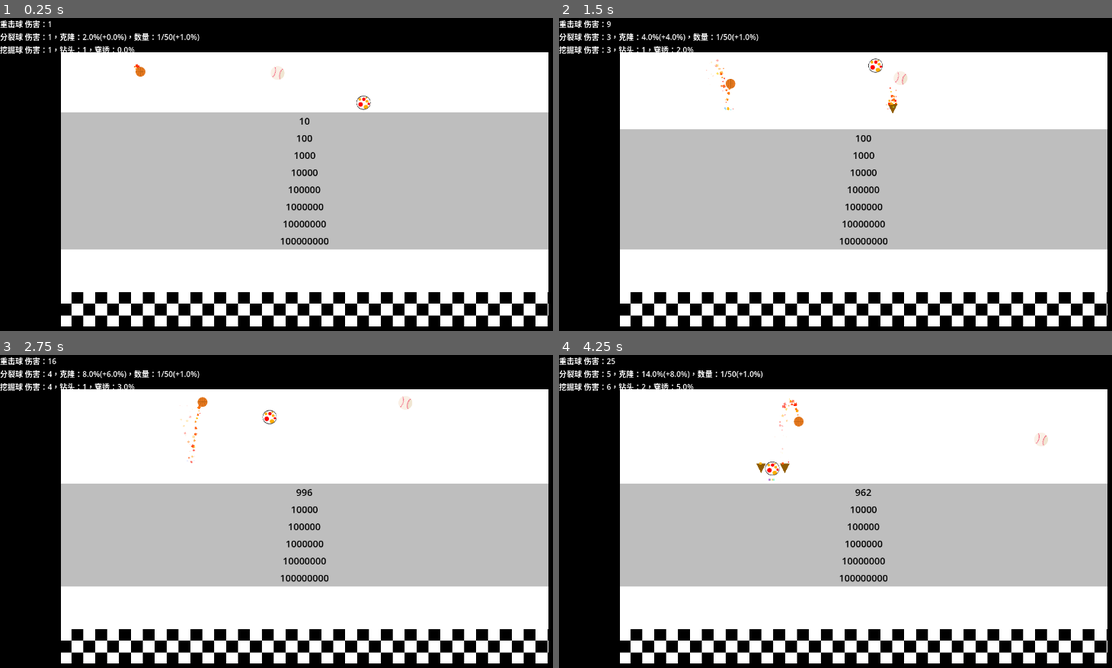
Above: before the commit, frames 1-4 (two rows, left to right).
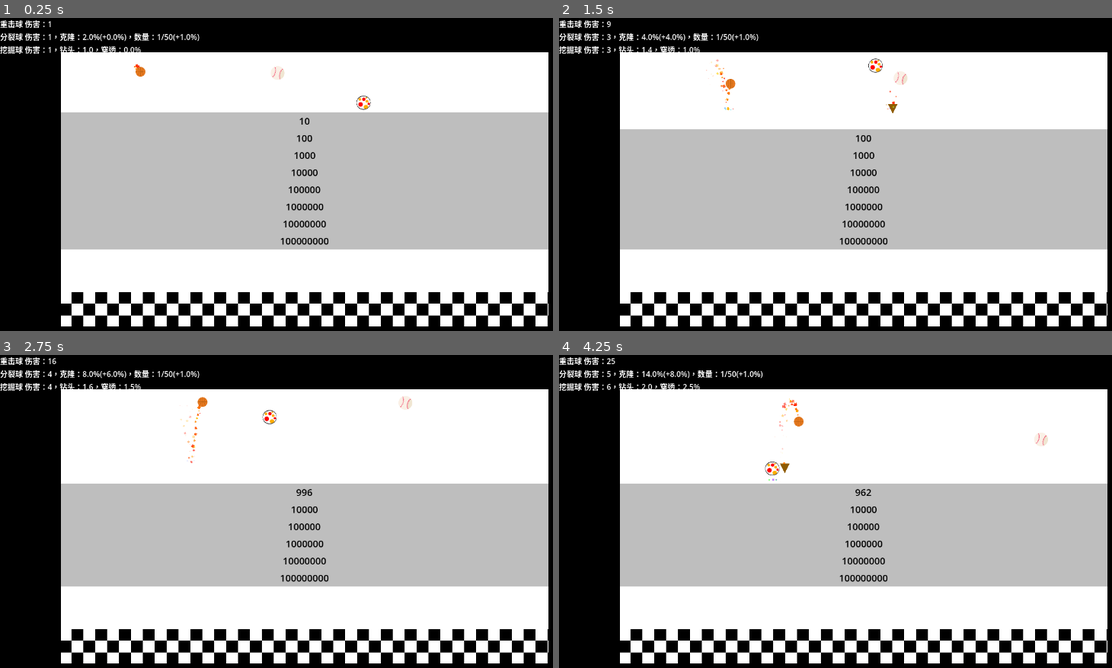
Above: after the commit, the same moments.

Repository: Rundll86/fallingballs
Game: Godot game, scene res://components/World.tscn
The game is run twice, just before and just after one commit, with the same random seed, the same clock (stepped at 60 frames per second) and the same inputs. The engine's default icon, where the game draws it, is replaced by a stand-in: a white triangle on a blue panel in a dark square.
Inputs:
- Up to frame 1 (0.25 s): no input
- Up to frame 2 (1.5 s): no input
- Up to frame 3 (2.75 s): no input
- Up to frame 4 (4.25 s): no input

The runs differ from the first frame. In frame 1, 0.1% of the frame differs, in the area x 15-26%, y 9-11%; in frame 2, 0.2%; in frame 3, 0.1%; in frame 4, 0.2%, in the area x 15-42%, y 9-41%.

Commit message:
refactor: 统一数值显示格式并调整钻头子弹参数
- 将value、percent方法重命名为intValue、floatValue和percentValue以提高可读性
- 调整DrillBall的count和penerate计算公式，限制penerate最大值为1
- 减少Drill子弹特效的粒子数量以优化性能

Diff:
--- a/components/Scenes/Bullets/Drill.tscn
+++ b/components/Scenes/Bullets/Drill.tscn
@@ -54,6 +54,6 @@
 
 [node name="trail" type="GPUParticles2D" parent="texture" index="0"]
 position = Vector2(-10, 0)
-amount = 50
+amount = 10
 process_material = SubResource("ParticleProcessMaterial_pft0u")
 local_coords = true
--- a/scripts/Contents/Balls/DrillBall.gd
+++ b/scripts/Contents/Balls/DrillBall.gd
@@ -8,12 +8,12 @@
 	for i in floor(count):
 		get_parent().call_deferred("add_child", BulletBase.create("Drill", self, position - Vector2(radius * 2 * randf_range(-1, 1), 0), deg_to_rad(90)))
 func getDamage():
-	count = bounceTime * 0.25 + 1
-	penerate = bounceTime * 0.01
+	count = bounceTime * 0.2 + 1
+	penerate = clamp(bounceTime * 0.005, 0, 1)
 	return bounceTime + 1
 func applyInfo():
 	return "伤害：%s，钻头：%s，穿透：%s" % [
-		value(getDamage()),
-		value(count),
-		percent(penerate)
+		intValue(getDamage()),
+		floatValue(count),
+		percentValue(penerate)
 	]
--- a/scripts/Contents/Balls/SplitBall.gd
+++ b/scripts/Contents/Balls/SplitBall.gd
@@ -29,10 +29,10 @@
 	return bounceTime + 1
 func applyInfo():
 	return "伤害：%s，克隆：%s(+%s)，数量：%s/%s(+%s)" % [
-		value(getDamage()),
-		percent(cloneRate),
-		percent(cloneRateIncreaseSpeed),
+		intValue(getDamage()),
+		percentValue(cloneRate),
+		percentValue(cloneRateIncreaseSpeed),
 		BallTool.findBallTyped(SplitBall).size(),
 		maxCount,
-		percent(maxIncreaseRate)
+		percentValue(maxIncreaseRate)
 	]
--- a/scripts/Statemachines/BallBase.gd
+++ b/scripts/Statemachines/BallBase.gd
@@ -43,9 +43,11 @@
 	return cloned
 func getInfo():
 	return "%s %s" % [displayName, applyInfo()]
-func value(data) -> String:
+func intValue(data) -> String:
 	return "%d" % data
-func percent(data) -> String:
+func floatValue(data) -> String:
+	return "%.1f" % data
+func percentValue(data) -> String:
 	return "%.1f%%" % (data * 100)
 
 func spawn():
@@ -55,4 +57,4 @@
 func onAttack(_wall: WallBase):
 	pass
 func applyInfo():
-	return "伤害：%s" % [value(getDamage())]
+	return "伤害：%s" % [intValue(getDamage())]
